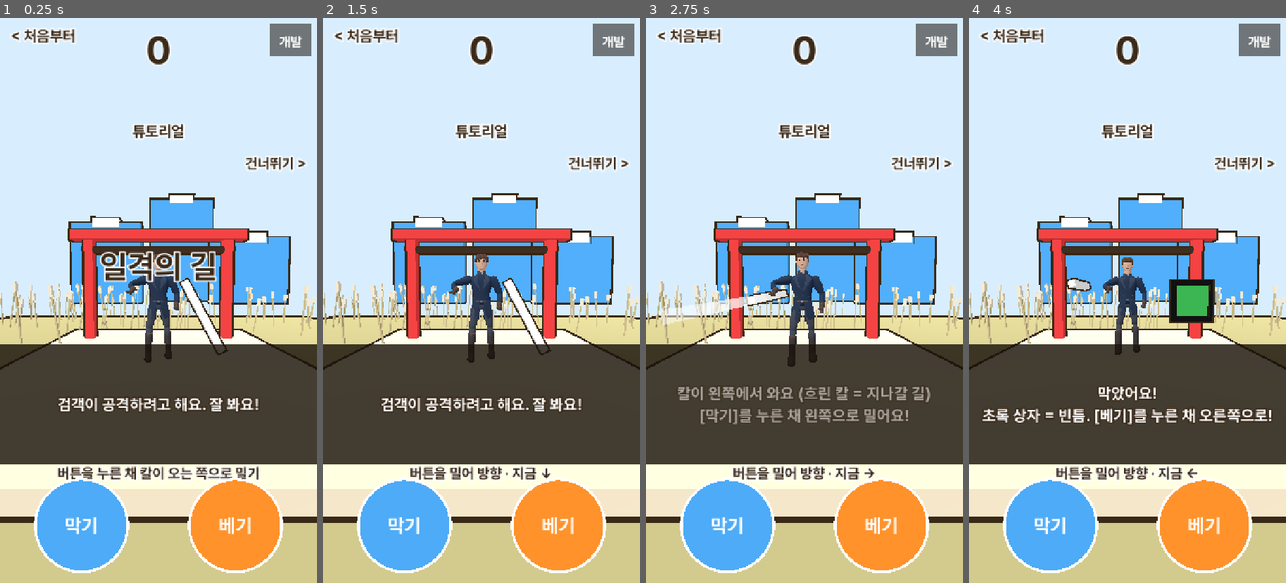
Above: before the commit, frames 1-4 (left to right).
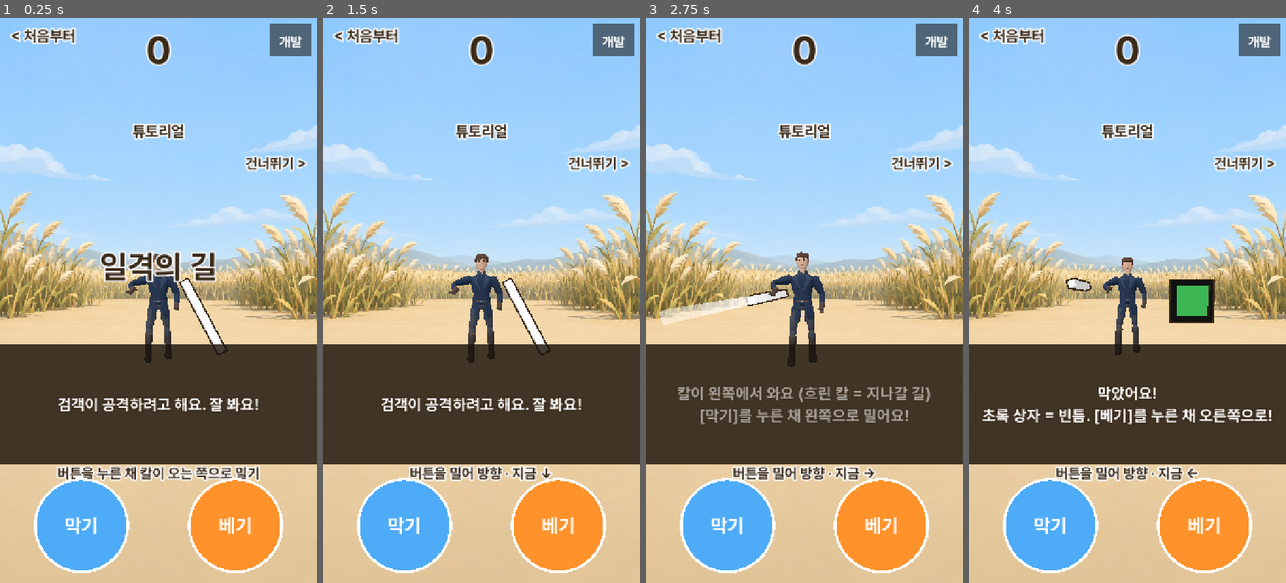
Above: after the commit, the same moments.

Repository: innollia/pai-games
Game: Godot game, scene res://main.tscn
The game is run twice, just before and just after one commit, with the same random seed, the same clock (stepped at 60 frames per second) and the same inputs.
Inputs (mouse positions are in pixels of both pictures, inside the frame that each line leads up to):
- Up to frame 1 (0.25 s): no input
- Up to frame 2 (1.5 s): tap Enter at 0.5 s; move the mouse to (551, 272) at 0.52 s; hold Right 0.53-1.25 s; tap J at 0.6 s; click (551, 272) at 0.67 s; tap Space at 1.25 s; drag from (418, 328) to (465, 413) at 1.27 s
- Up to frame 3 (2.75 s): tap Enter at 2 s; move the mouse to (836, 176) at 2.02 s; hold Right from 2.03 s (still down); tap K at 2.1 s; click (836, 176) at 2.17 s
- Up to frame 4 (4 s): release Right at 2.75 s; drag from (1111, 413) to (1032, 215) at 2.77 s; tap Space at 3.5 s; move the mouse to (1222, 385) at 3.52 s; hold Left from 3.53 s (still down); tap J at 3.6 s; click (1222, 385) at 3.67 s

The runs differ from the first frame. In frame 1, 55% of the frame differs, in the area x 0-100%, y 0-90%; in frame 2, 57%; in frame 3, 57%; in frame 4, 56%.

Commit message:
blade_path: 배경을 파이가 보낸 갈대밭 그림으로, 상자 갈대·산·문 제거, 바닥은 반짝일 때만 반투명
Co-Authored-By: Claude Opus 5.5 <noreply@anthropic.com>

Diff:
--- a/games/blade_path/g/blade.gd
+++ b/games/blade_path/g/blade.gd
@@ -50,9 +50,6 @@
 const BOSS_AT := 8  # 이 번째(0부터)부터 끝판왕
 const BOSS_HP := 9999
 const SLOW := 0.3
-const FIELD := Color("b8b07a")
-const REED := Color("c9b98a")
-const PLUME := Color("efe6d0")
 const FILE := "user://blade_path.json"
 ## 검객 종류 > 단 > [쉼, 빈틈, 연속기 목록]. 연속기 = [보이는 쪽, 진짜 쪽, 예비 시간]의 줄. 보이는 쪽≠진짜 쪽이면 반쯤에 바뀌는 속임수.
 const PAT := [
@@ -151,6 +148,8 @@
 var hp_fill: MeshInstance3D
 var hp_back: MeshInstance3D
 var floor_m: MeshInstance3D
+var _floor_mats := {}
+const BG_PIC := preload("res://art/field_bg.jpg")
 var mark: Node3D
 var ind: Array[Node3D] = []  # 빈틈 표시: 검은 테두리 + 초록 면
 var ghosts: Array[MeshInstance3D] = []  # 적 칼이 지나갈 길 (흐린 잔상 셋 + 두 번째 칼)
@@ -646,7 +645,7 @@
 	set_box.visible = false
 	slow = 0.0
 	stun = 0.0
-	floor_m.material_override = mat(SOFT)
+	_floor(SOFT)
 	_set_tab(t)
 
 
@@ -726,42 +725,35 @@
 	tut_l.text = _s("tut_look")
 
 
+## 배경 = 파이가 보낸 그림(하늘·갈대밭·모랫길, 10/31). 3D 뒤 캔버스에 화면 가득 깐다.
+## 바닥 상자는 평소엔 안 보이고, 헛공격(빨강)·간파(파랑) 때만 반투명으로 깔린다(_floor).
 func _scenery() -> void:
 	floor_m = box(Vector3(0, -1.9, -1), Vector3(8, 0.3, 8), SOFT)
-	for s in [-1.0, 1.0]:
-		box(Vector3(s * 2.8, 0.2, -3.5), Vector3(0.35, 4.2, 0.35), BAD)
-	box(Vector3(0, 2.4, -3.5), Vector3(7.0, 0.35, 0.5), BAD)
-	box(Vector3(0, 1.8, -3.5), Vector3(6.0, 0.2, 0.3), INK)
-	box(Vector3(0, -5.1, 0), Vector3(24, 6, 24), FIELD)
-	_reeds()
-	for m: Vector3 in [Vector3(-12, 6, -45), Vector3(6, 10, -52), Vector3(20, 4, -42)]:
-		box(m, Vector3(16, m.y * 2.0 + 6.0, 4), B)
-		box(m + Vector3(0, m.y + 3.0, 0.2), Vector3(6, 2, 4), WHITE)
-
-
-## 갈대밭: 가운데 싸우는 자리는 비우고, 옅은 색 가는 줄기 + 이삭만. 칼 상자(빨강·초록)보다 눈에 안 띄게.
-func _reeds() -> void:
-	var rng := RandomNumberGenerator.new()
-	rng.seed = 7
-	# 외곽선 없는 재질: 가는 줄기에 검은 테두리가 붙으면 오히려 어지럽다
-	var stalk := StandardMaterial3D.new()
-	stalk.albedo_color = REED
-	var plume := StandardMaterial3D.new()
-	plume.albedo_color = PLUME
-	var placed := 0
-	while placed < 110:
-		var x := rng.randf_range(-11.0, 11.0)
-		var z := rng.randf_range(-14.0, 1.5)
-		if absf(x) < 3.4 and z > -5.0:
-			continue
-		placed += 1
-		var h := rng.randf_range(1.2, 2.4)
-		var r := Node3D.new()
-		r.position = Vector3(x, -2.1, z)
-		r.rotation.z = rng.randf_range(-0.18, 0.18)
-		world.add_child(r)
-		box(Vector3(0, h * 0.5, 0), Vector3(0.06, h, 0.06), REED, r).material_override = stalk
-		box(Vector3(0, h + 0.2, 0), Vector3(0.14, 0.4, 0.14), PLUME, r).material_override = plume
+	_floor(SOFT)
+	for c in get_children():
+		if c is WorldEnvironment:
+			(c as WorldEnvironment).environment.background_mode = Environment.BG_CANVAS
+	var back := CanvasLayer.new()
+	back.layer = -1
+	add_child(back)
+	var pic := TextureRect.new()
+	pic.texture = BG_PIC
+	pic.expand_mode = TextureRect.EXPAND_IGNORE_SIZE
+	pic.stretch_mode = TextureRect.STRETCH_KEEP_ASPECT_COVERED
+	pic.set_anchors_preset(Control.PRESET_FULL_RECT)
+	pic.mouse_filter = Control.MOUSE_FILTER_IGNORE
+	back.add_child(pic)
+
+
+func _floor(c: Color) -> void:
+	floor_m.visible = c != SOFT
+	if not _floor_mats.has(c):
+		var m := StandardMaterial3D.new()
+		m.shading_mode = BaseMaterial3D.SHADING_MODE_UNSHADED
+		m.transparency = BaseMaterial3D.TRANSPARENCY_ALPHA
+		m.albedo_color = Color(c, 0.35)
+		_floor_mats[c] = m
+	floor_m.material_override = _floor_mats[c]
 
 
 ## n번째 검객을 만든다. 종류는 번갈아, 뒤로 갈수록 몸이 어둡고 머리 위 금장식이 늘어난다.
@@ -974,7 +966,7 @@
 	stun = 0.0
 	pend.clear()
 	slow = 0.0
-	floor_m.material_override = mat(SOFT)
+	_floor(SOFT)
 	_spawn(0)
 	_clear()
 	stance = -1
@@ -1118,13 +1110,13 @@
 		slow -= dt
 		fdt = dt * SLOW
 		if slow <= 0.0:
-			floor_m.material_override = mat(SOFT)
+			_floor(SOFT)
 	if stun > 0.0:
 		stun -= dt
 	if whiff_t > 0.0:
 		whiff_t -= dt
 		if whiff_t <= 0.0:
-			floor_m.material_override = mat(B if slow > 0.0 else SOFT)
+			_floor(B if slow > 0.0 else SOFT)
 	mode_t -= dt
 	# 버튼: 누르고 밀면 _btn_drag 에서 바로, 안 밀고 떼거나 잠깐 누르고 있으면 잡아 둔 방향으로
 	for k in ["guard", "cut"]:
@@ -1422,7 +1414,7 @@
 	msg(_s("whiff_steady") if steady else _s("whiff"), 0.9)
 	stun = 0.55
 	whiff_t = 0.35
-	floor_m.material_override = mat(BAD)
+	_floor(BAD)
 	if fs != 1:
 		ci = (ci + 1) % _pat()[2].size()
 		mi = 0
@@ -1515,7 +1507,7 @@
 	msg(_s("lose"), 0.6)
 	gp = false
 	slow = 0.0
-	floor_m.material_override = mat(SOFT)
+	_floor(SOFT)
 	_rest(0.12)
 
 
@@ -1566,7 +1558,7 @@
 		msg(_s("parry_twice"), 0.7)
 	elif perfect:
 		slow = 0.7
-		floor_m.material_override = mat(B)
+		_floor(B)
 		if tut < 0:
 			msg(_s("parry_go"), 0.8)
 	# 간파하면 연속기 중간이라도 끊고 내가 벨 차례 (초록 상자)
Binary file added: games/blade_path/art/field_bg.jpg
Not shown, added: games/blade_path/art/field_bg.jpg.import
Not shown, changed: games/blade_path/ver.txt
Not shown, changed: games/blade_path/README.md
Not shown, changed: games/blade_path/web/index.html
Not shown, changed: games/blade_path/web/index.pck
